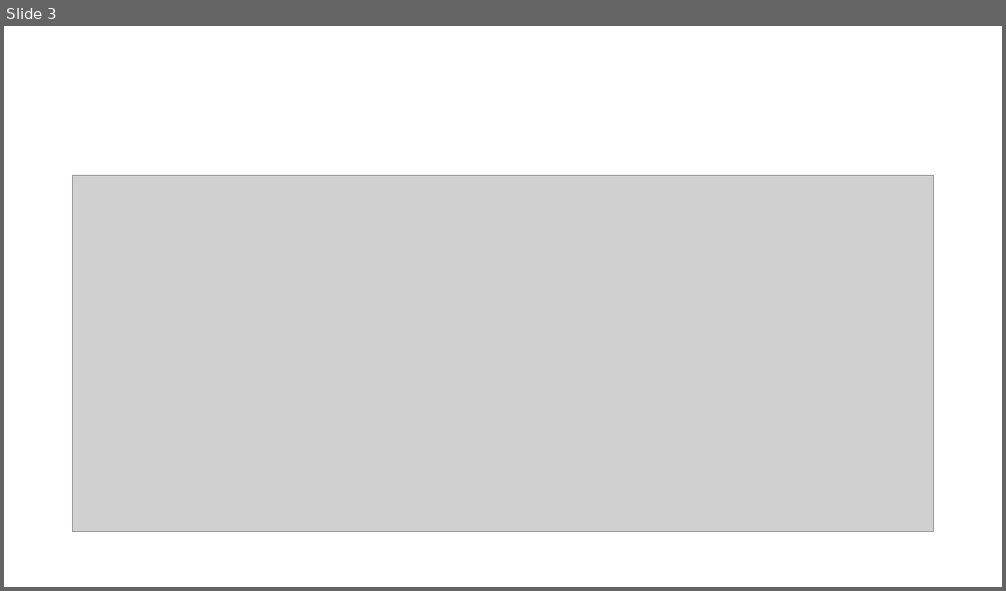
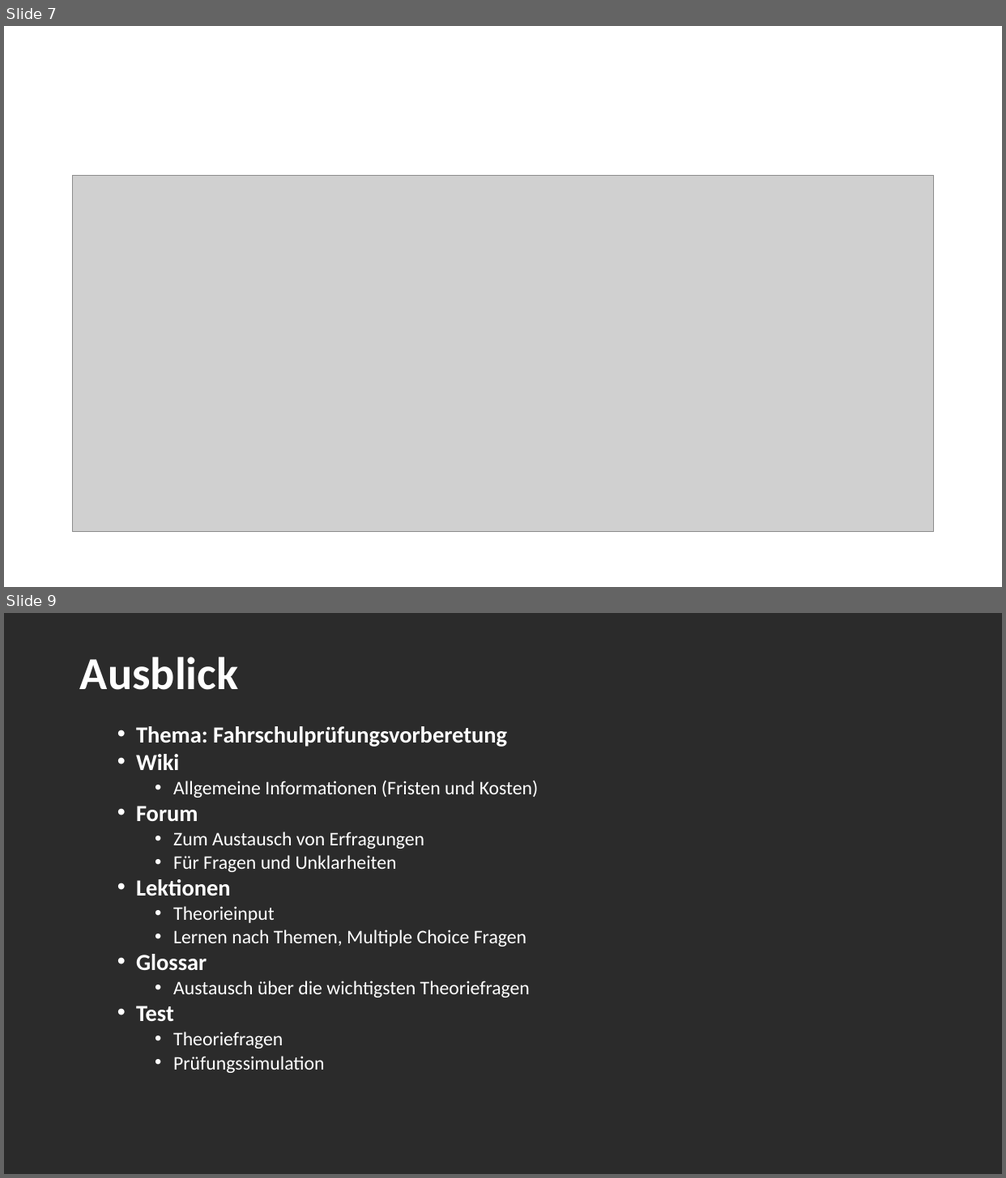
Before and after one commit to cr-heidemann/Fuehrerschein-App, a slide deck: Präsentation.ppt. Shown one above the other, each under a label of ours: slide 3 before the commit, slides 7 and 9 after it; the slides between them are not shown. The pictures are 1006x591 and 1006x1178 pixels, drawn with LibreOffice and Linux fonts; fonts in the diff are those of the drawing; grey boxes stand for pictures; background and template pictures are left out; a plain dark background stands for a picture behind light text. Boxes give left, top, right and bottom in pixels: in the first picture for what was removed or moved away, otherwise in the second. Text is boxed around its words. In the diff, an @@ line names an element or a change of style, - is before the commit and + after.

Commit message:
Fragen

```diff
--- a/Präsentation.ppt
+++ b/Präsentation.ppt
@@ slide 9 added at (4, 613, 1002, 1174), background picture (left out) @@
@@ title added at (80, 657, 238, 690), 44 pt, text #FFFFFF, bold @@
+Ausblick
@@ text added at (136, 726, 539, 1073), 18.5 pt, text #FFFFFF @@
+  • Thema: Fahrschulprüfungsvorberetung
+  • Wiki
+    • Allgemeine Informationen (Fristen und Kosten)
+  • Forum
+    • Zum Austausch von Erfragungen
+    • Für Fragen und Unklarheiten
+  • Lektionen
+    • Theorieinput
+    • Lernen nach Themen, Multiple Choice Fragen
+  • Glossar
+    • Austausch über die wichtigsten Theoriefragen
+  • Test
+    • Theoriefragen
+    • Prüfungssimulation
@@ what was slide 3 is now slide 7 @@
```
Also in this commit, not shown: 8 other slides added, 5 slides removed, 1 other file.
